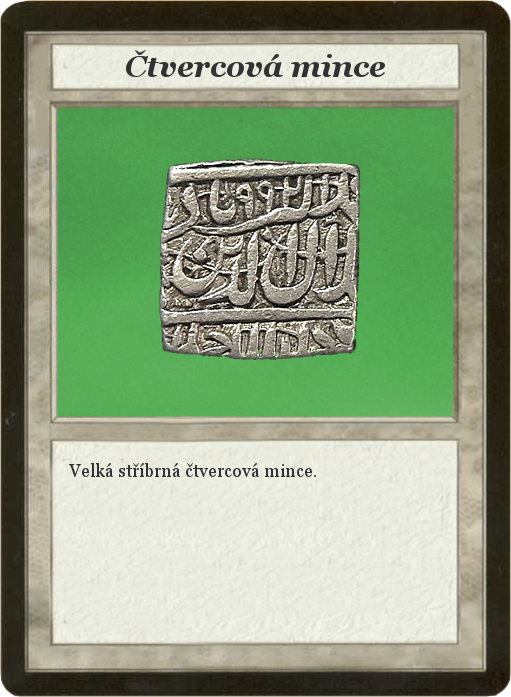
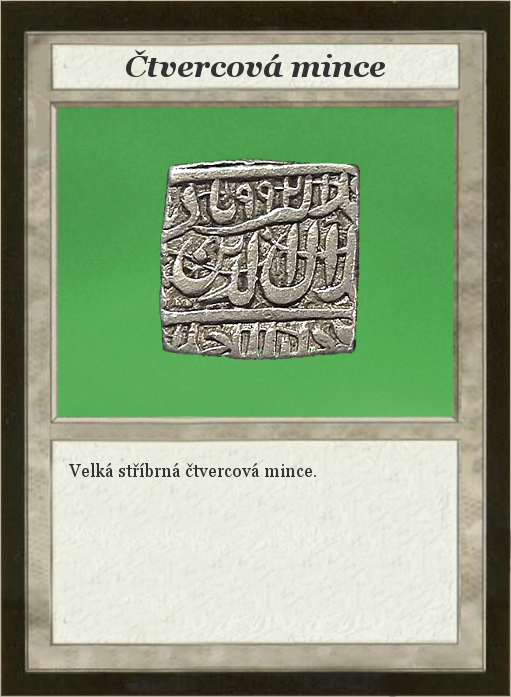
Revision of a layered 511px x 697px image; what changed, layer by layer:
painted on "Card" over [0, 0, 511, 697]
